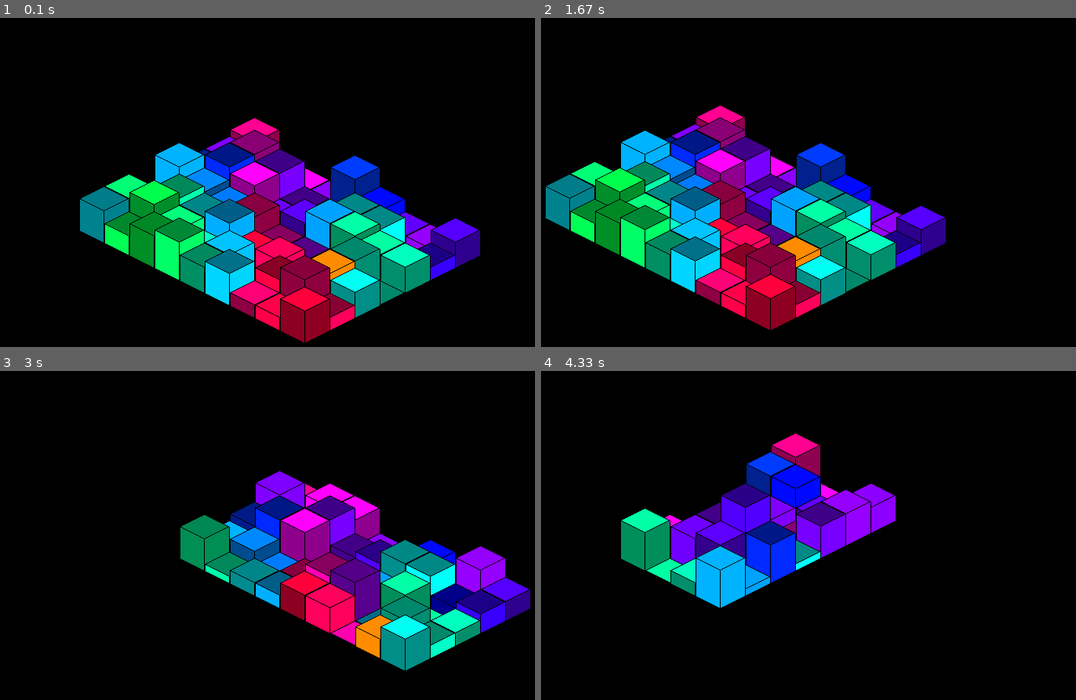
Above: before the commit, frames 1-4 (two rows, left to right).
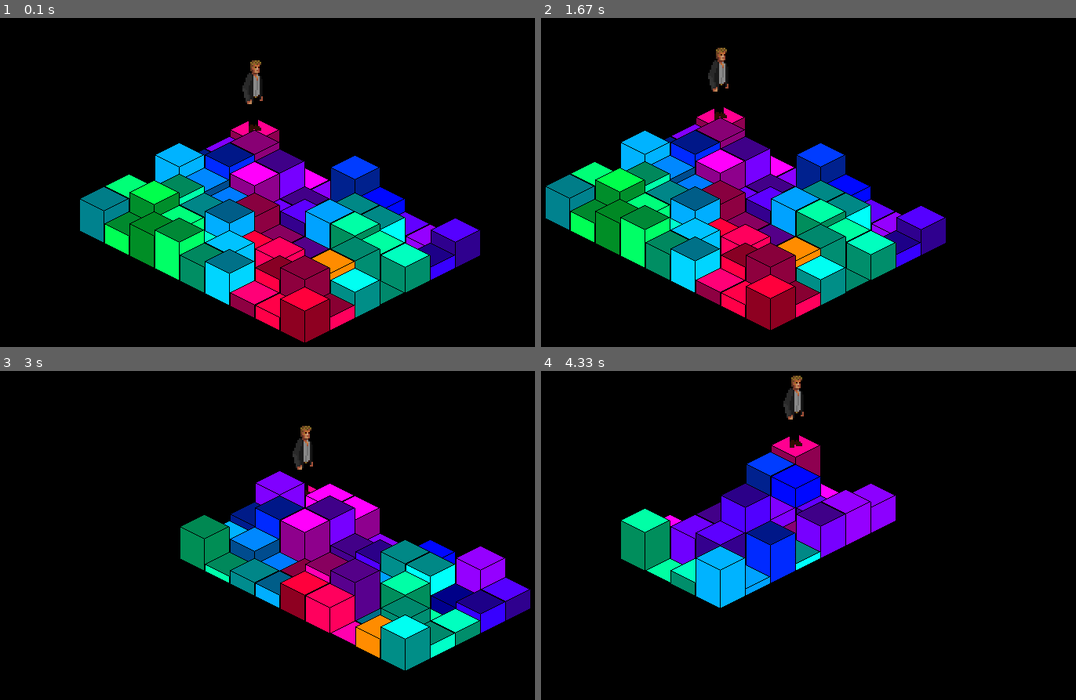
Above: after the commit, the same moments.

Repository: Zren/pyTactics
Game: pygame game, started from pyTactics.py
Same seed, same stepped clock (60 frames per second), same inputs: the game is played once before the commit and once after it. The source is Python 2; it was converted automatically to run under Python 3.
Inputs:
- Up to frame 1 (0.1 s): no input
- Up to frame 2 (1.67 s): hold Right 0.33-0.8 s; hold Up 0.83-1.13 s; hold Right 1.17-1.63 s
- Up to frame 3 (3 s): hold Left 1.67-2.2 s; tap G at 1.82 s; hold Down 2.23-2.53 s; hold Left 2.57-2.97 s
- Up to frame 4 (4.33 s): hold Up 3-3.37 s; tap G at 3.15 s; hold Right 3.4-4.03 s; hold Down from 4.07 s (still down)

The runs differ from the first frame. In frame 1, 0.4% of the frame differs, in the area x 45-50%, y 12-35%; in frame 2, 0.4%; in frame 3, 0.3%; in frame 4, 0.4%, in the area x 45-50%, y 1-24%.

Commit message:
Render character

Diff:
--- a/Config.py
+++ b/Config.py
@@ -17,10 +17,13 @@
 tileSize = (64, 32)
 tileWidth, tileHeight = tileSize
 tileWallHeight = 8
+playerSpriteHeight = 128
 pathImages = sys.path[0] + "\\img\\"
 pathTiles = pathImages + "tile.png"
 pathTileWalls = pathImages + "tile-wall.png"
 pathIcon = pathImages + "icon.png"
+numPlayerSprites = 1
+pathPlayerSprites = pathImages + "player-%d.png"
 
 
 
--- a/IsoTacticsEngine.py
+++ b/IsoTacticsEngine.py
@@ -72,22 +72,6 @@
             self.data[coord[0]][coord[1]] = value
         except:
             self.data[coord % self.width][coord / self.width] = value
-    """
-    def render(self, dimensions, centerOnCell=(0,0)):
-        surface = pygame.Surface(dimensions, pygame.SRCALPHA, 32)
-        for coord in self.renderOrder:
-            col, row = coord
-            cell = self.data[col][row]
-            if cell == None:
-                continue
-            tile = cell.render()
-            # Isometric Coordinates
-            x, y = isoCoordinates(col, row)
-            # Tile Height
-            y -= cell.h * Config.tileWallHeight
-            surface.blit(tile, (x,y))
-        return surface
-    """
     def renderCell(self, surface, cellData, offset):
         cell = self.data[cellData.x][cellData.y]
         if cell == None:
@@ -103,11 +87,16 @@
         surface.blit(tile, (x,y))
 
 class Player:
-    def __init__(self):
+    class Dir:
+        E, S, W, N = range(4)
+    def __init__(self, sprites):
         self.currentAction = None
+        self.direction = 0
+        self.sprites = sprites
     def render(self, height):
-        tile = pygame.Surface((0,0), pygame.SRCALPHA, 32)
-        return tile
+        #tile = pygame.Surface((0,0), pygame.SRCALPHA, 32)
+        return self.sprites[0][0]
+        #return tile
 
 class PlayerGrid(IsoGrid):
     def __init__(self, dimensions):
@@ -121,6 +110,8 @@
             raise Exception, "Player already at that location"
         self.players.append(player)
         self[coord] = player
+    def renderCell(self, surface, cellData, offset):
+        IsoGrid.renderCell(self, surface, cellData, (offset[0], offset[1]-Config.playerSpriteHeight+Config.tileHeight))
 
 
 class GroundGrid(IsoGrid):
@@ -167,6 +158,8 @@
     def load(self):
         self.tileSheet = Resource.TileSheet(Config.pathTiles, (64, 32))
         self.wallTileSheet = Resource.TileSheet(Config.pathTileWalls, (64, 24))
+        self.playerSpriteSheets = [Resource.TileSheet(Config.pathPlayerSprites % i, (64, 128)) for i in range(Config.numPlayerSprites)]
+        self.playerSprites = [[Resource.GameSprite([playerSpriteSheet[d] for d in range(4)]) for sprite in range(playerSpriteSheet.vert)] for playerSpriteSheet in self.playerSpriteSheets]
     def setup(self):
         import random
         dimensions = (random.randint(3, 10), random.randint(3, 10))
@@ -179,7 +172,7 @@
                 groundTile.wallTexture = self.wallTileSheet[n]
                 scene[(x,y)].h = random.randint(0, 6)
                 n += 1
-        player = Player()
+        player = Player(self.playerSprites[0])
         scene.playerGrid.addPlayer(player, (0,0))
         self.loadScene(scene)
 
--- a/Resource.py
+++ b/Resource.py
@@ -21,6 +21,9 @@
     def __init__(self, filename, tileSize):
         self.sheet = pygame.image.load(filename).convert_alpha()
         w,h = tileSize
+        self.horz = len(range(0, self.sheet.get_width(), w))
+        self.vert = len(range(0, self.sheet.get_height(), h))
+
         rects = []
         for y in range(0, self.sheet.get_height(), h):
             for x in range(0, self.sheet.get_width(), w):
@@ -41,11 +44,11 @@
         return [self.image_at(rect, colorkey) for rect in rects]
     def __getitem__(self, i):
         return self.sprites[i];
+    def __len__(self):
+        return len(self.sprites)
 
 class GameSprite():
-    class Dir:
-        E, S, W, N = range(4)
     def __init__(self, sprites):
         self.sprites = sprites
-    def render(direction):
-        return self.sprites[direction]
+    def __getitem__(self, d):
+        return self.sprites[d];
Binary file added: img/player-0.png
Not shown, changed: Config.pyc
Not shown, changed: Resource.pyc
Not shown, added: img/player-0.xcf
